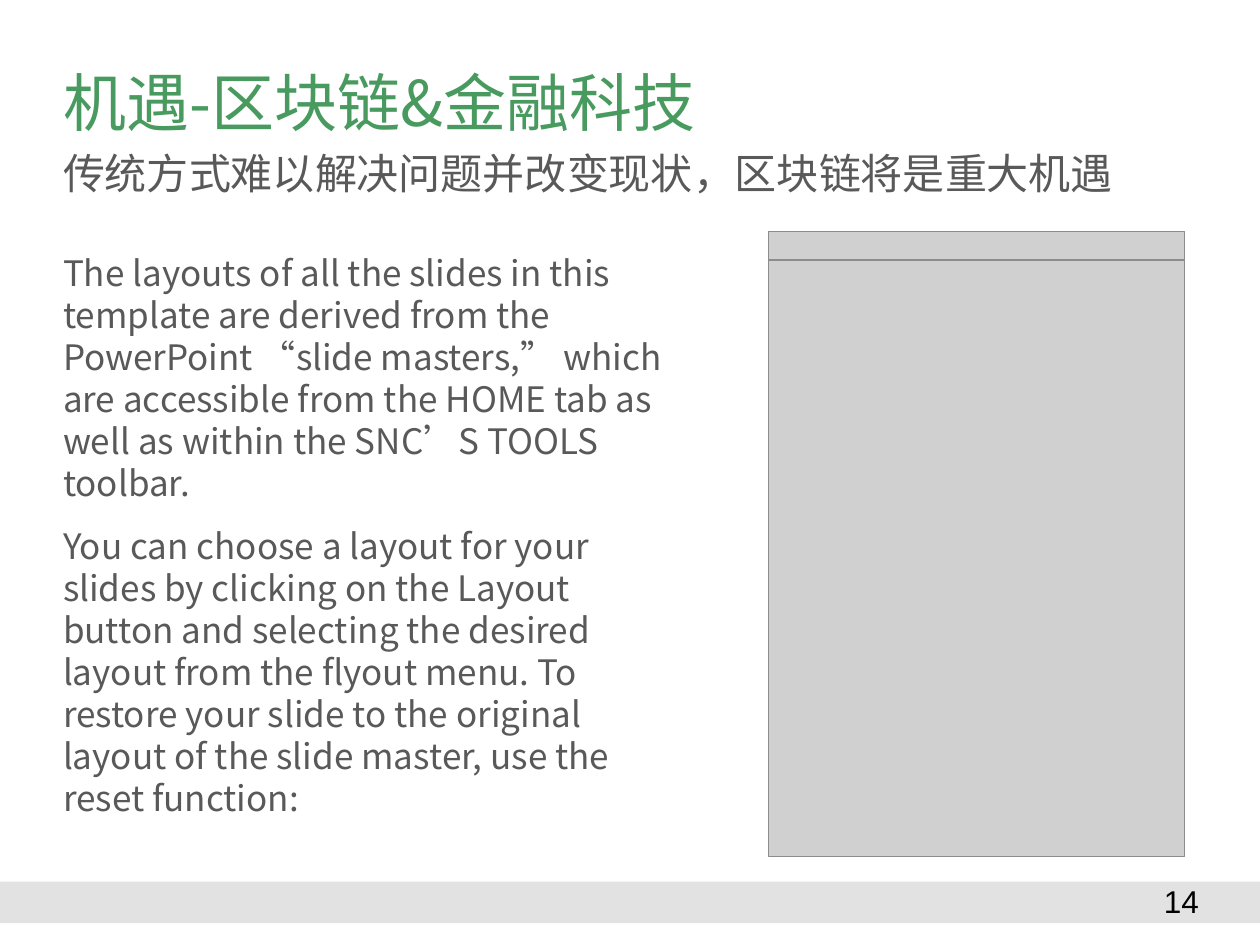
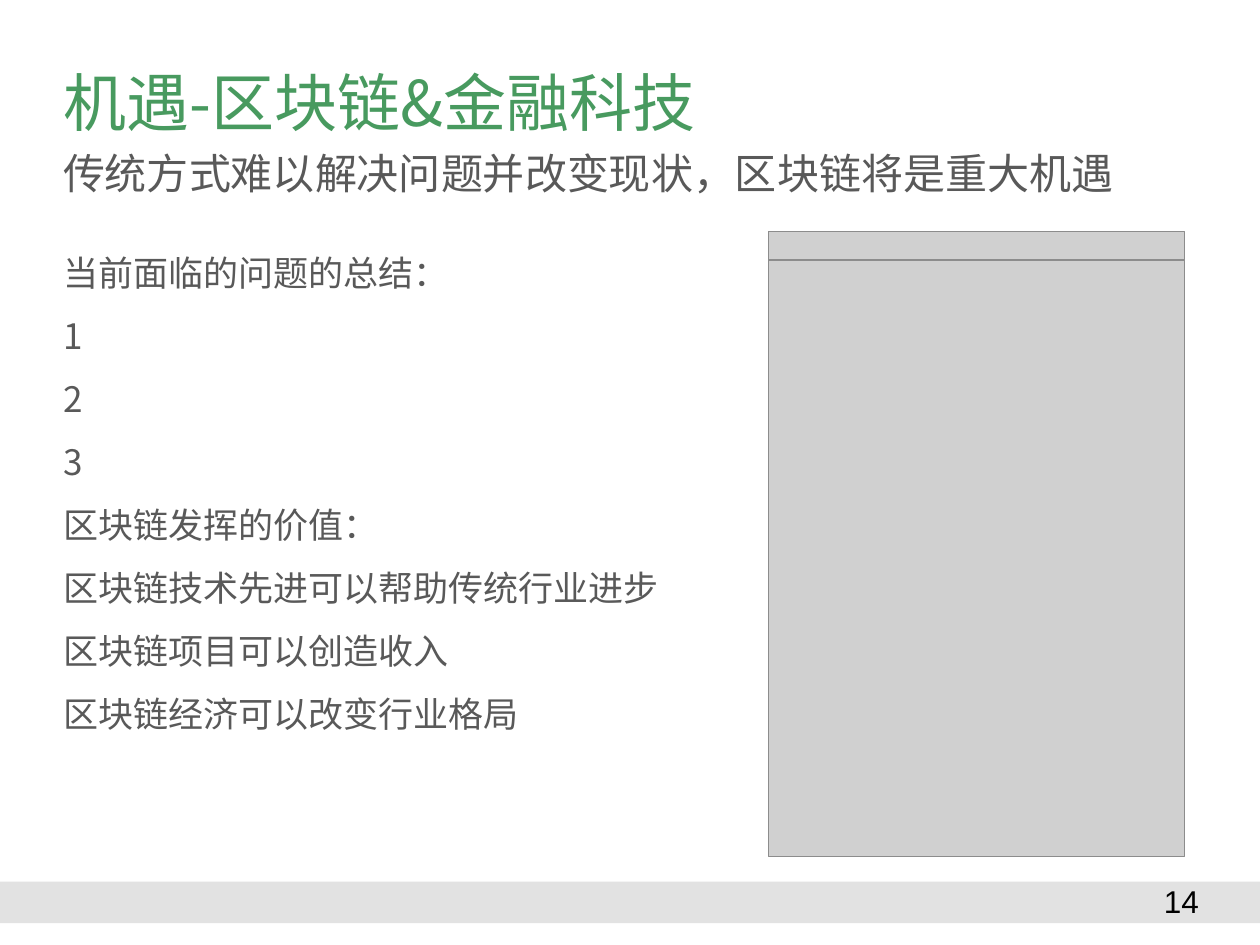
Before and after one commit to Catfeeds/DOC, a slide deck: slide 14 of 阿曼/proposal for Oman.pptx. Drawn at 1260x945 pixels with LibreOffice and Linux fonts; fonts in the diff are those of the drawing; grey boxes stand for pictures; background and template pictures are left out. Boxes give left, top, right and bottom in pixels: in the first picture for what was removed or moved away, otherwise in the second. Text is boxed around its words. In the diff, an @@ line names an element or a change of style, - is before the commit and + after.

```diff
--- a/阿曼/proposal for Oman.pptx
+++ b/阿曼/proposal for Oman.pptx
@@ text at bbox=[63, 256, 659, 730]: text changed @@
-The layouts of all the slides in this template are derived from the PowerPoint “slide masters,” which are accessible from the HOME tab as well as within the SNC’S TOOLS toolbar.
-You can choose a layout for your slides by clicking on the Layout button and selecting the desired layout from the flyout menu. To restore your slide to the original layout of the slide master, use the reset function:
+当前面临的问题的总结：
+1
+2
+3
+区块链发挥的价值：
+区块链技术先进可以帮助传统行业进步
+区块链项目可以创造收入
+区块链经济可以改变行业格局
```
Also in this commit, not shown: 2 other slides changed, 2 slides added, 1 slide removed.
